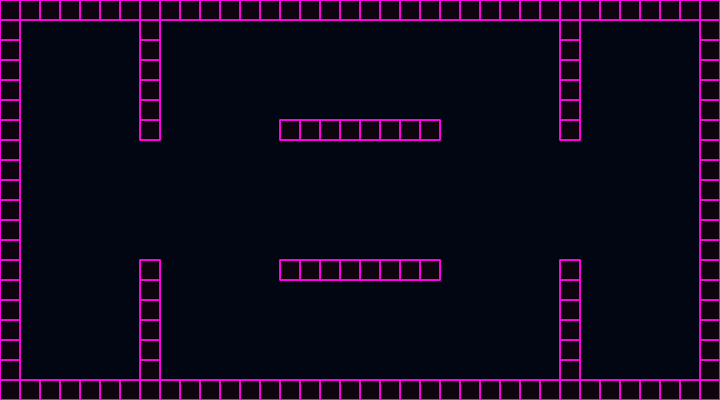
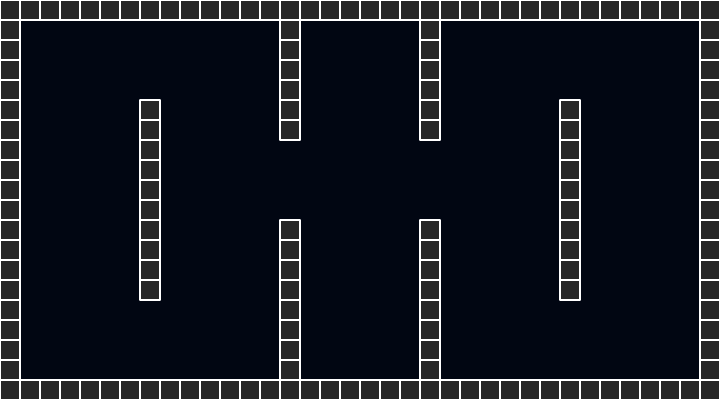
Two versions of the same layered image (720 × 400). Layer-by-layer changes:
painted on "Squares" over 0, 0, 720, 400
